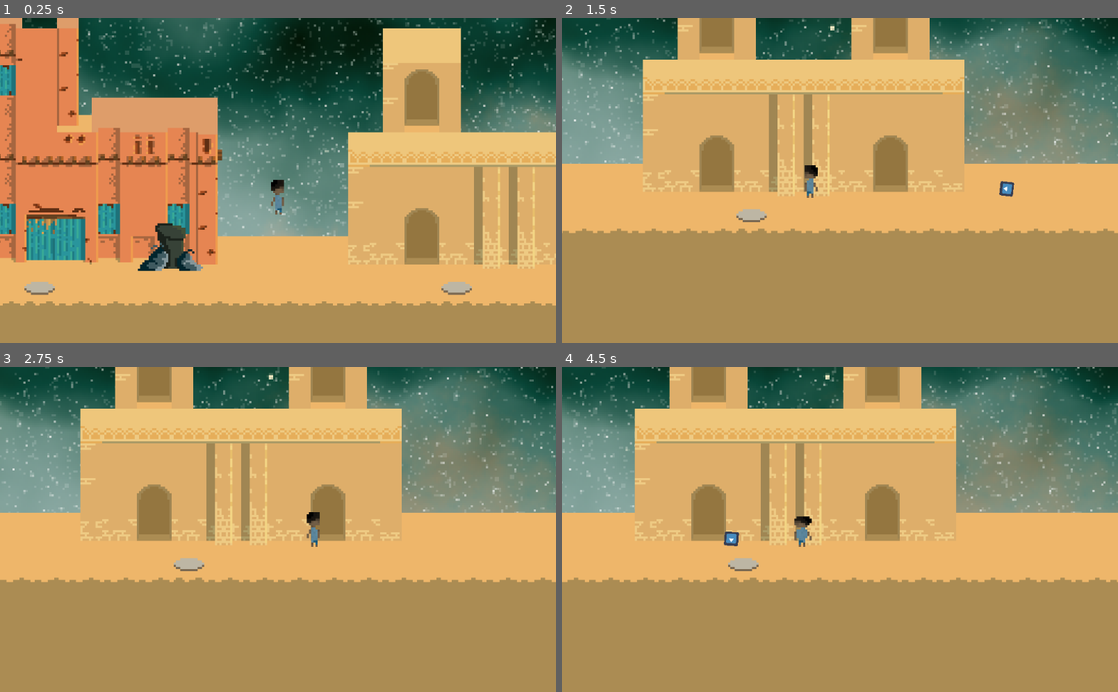
Above: before the commit, frames 1-4 (two rows, left to right).
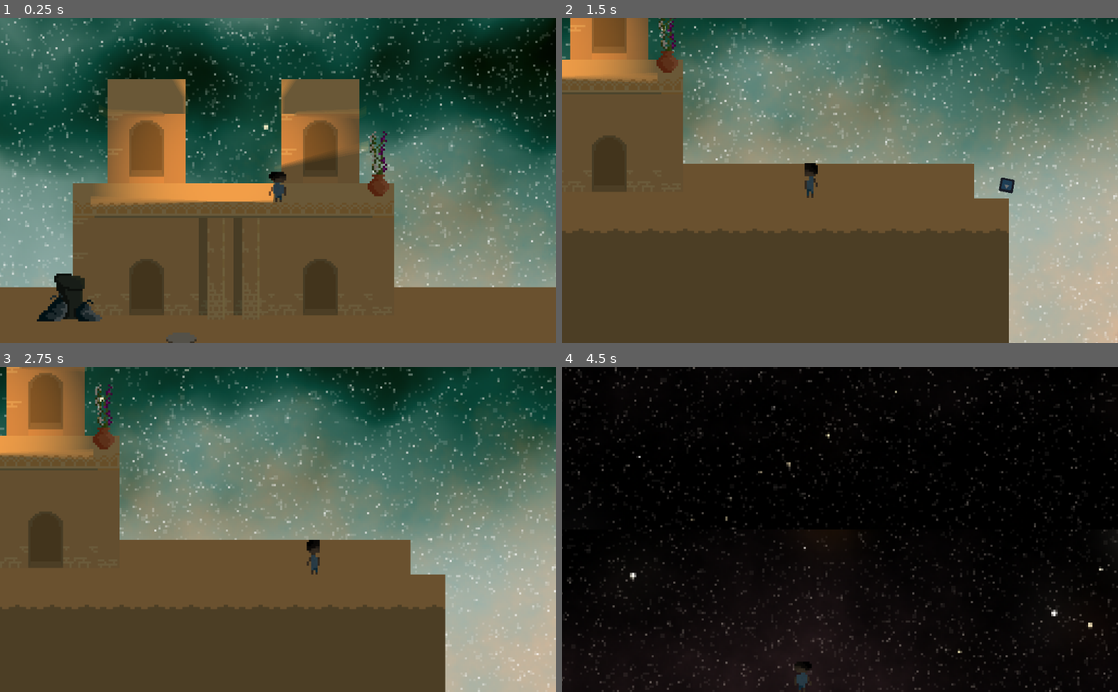
Above: after the commit, the same moments.

Repository: florian-rieder/ItsYourTurnToHide
Game: Godot game, scene res://village_day.tscn
Two runs of this game, one before a commit and one after it. Both use one fixed random seed, a clock stepped at 60 frames per second and the inputs below. The engine's default icon, where the game draws it, is replaced by a stand-in: a white triangle on a blue panel in a dark square.
Inputs (mouse positions are in pixels of both pictures, inside the frame that each line leads up to):
- Up to frame 1 (0.25 s): no input
- Up to frame 2 (1.5 s): move the mouse to (962, 164) at 0.52 s; hold D (right) 0.53-1.28 s; tap E (interact) at 0.6, 1.35 s; tap Space (ui_select) at 0.77 s; move the mouse to (728, 196) at 1.27 s; hold A (left) from 1.28 s (still down)
- Up to frame 3 (2.75 s): tap Space (ui_select) at 1.52 s; move the mouse to (333, 458) at 2.02 s; release A (left) at 2.03 s; hold D (right) from 2.03 s (still down); tap E (interact) at 2.1 s
- Up to frame 4 (4.5 s): move the mouse to (812, 594) at 2.77 s; tap E (interact) at 2.85, 3.6, 4.35 s; tap Space (ui_select) at 3.02, 3.77 s; move the mouse to (1006, 578) at 3.52 s; release D (right) at 3.53 s; hold A (left) from 3.53 s (still down); move the mouse to (673, 480) at 4.27 s

The runs differ from the first frame. In frame 1, 92% of the frame differs, in the area x 0-100%, y 0-100%; in frame 2, 93%; in frame 3, 95%; in frame 4, 100%.

Commit message:
more map design

Diff:
--- a/Player.tscn
+++ b/Player.tscn
@@ -46,19 +46,19 @@
 
 [node name="AnimatedSprite" type="AnimatedSprite" parent="."]
 position = Vector2( -0.374577, 0 )
-frames = SubResource( 5 )
+frames = SubResource( 7 )
 animation = "idle"
-frame = 3
+speed_scale = 1.5
 playing = true
 
 [node name="RockOrigin" type="Position2D" parent="AnimatedSprite"]
-position = Vector2( 8.37458, 0 )
+position = Vector2( 1.37458, 0 )
 script = ExtResource( 3 )
 
 [node name="RockCooldown" type="Timer" parent="AnimatedSprite/RockOrigin"]
 
 [node name="CollisionShape2D" type="CollisionShape2D" parent="."]
-shape = SubResource( 6 )
+shape = SubResource( 1 )
 
 [node name="PlatformDetector" type="RayCast2D" parent="."]
 enabled = true
@@ -71,4 +71,8 @@
 smoothing_speed = 10.0
 
 [node name="LightOccluder2D" type="LightOccluder2D" parent="."]
-occluder = SubResource( 7 )
+occluder = SubResource( 2 )
+
+[node name="Music" type="AudioStreamPlayer" parent="."]
+[connection signal="canInteract" from="." to="." method="_on_Player_canInteract"]
+[connection signal="resetInteract" from="." to="." method="_on_Player_resetInteract"]
--- a/tilesets/game_space.tres
+++ b/tilesets/game_space.tres
@@ -1,6 +1,15 @@
-[gd_resource type="TileSet" load_steps=12 format=2]
+[gd_resource type="TileSet" load_steps=18 format=2]
 
 [ext_resource path="res://assets/House tileset.png" type="Texture" id=1]
+
+[sub_resource type="OccluderPolygon2D" id=11]
+polygon = PoolVector2Array( 16.9934, 15.9829, -0.951698, 15.9829, -0.951698, 8.41237, 16.9934, 8.41237 )
+
+[sub_resource type="OccluderPolygon2D" id=12]
+polygon = PoolVector2Array( -0.0170593, -0.0170612, -9.92422, -0.0170612, -9.92422, -7.68109, -0.0170593, -7.68109 )
+
+[sub_resource type="OccluderPolygon2D" id=13]
+polygon = PoolVector2Array( 9.96587, 15.9829, -1.34325, 15.9829, -1.34325, 8.41237, 9.96587, 8.41237 )
 
 [sub_resource type="ConvexPolygonShape2D" id=1]
 points = PoolVector2Array( 16.9357, 15.9486, 5.95591, 15.9486, 5.95591, 8.91722, 16.9357, 8.91722 )
@@ -10,6 +19,15 @@
 
 [sub_resource type="ConvexPolygonShape2D" id=3]
 points = PoolVector2Array( 9.97842, 16.0027, -0.947327, 16.0027, -0.947327, 8.97131, 9.97842, 8.97131 )
+
+[sub_resource type="OccluderPolygon2D" id=14]
+polygon = PoolVector2Array( 17.0297, 15.8935, -1.13963, 15.8935, -1.13963, 7.81821, 17.0297, 7.81821 )
+
+[sub_resource type="OccluderPolygon2D" id=15]
+polygon = PoolVector2Array( 16.8822, 15.8935, -1.62363, 15.8935, -1.62363, 7.93037, 16.8822, 7.93037 )
+
+[sub_resource type="OccluderPolygon2D" id=16]
+polygon = PoolVector2Array( 10.0046, 15.9589, -1.93795, 15.9589, -1.93795, 7.91063, 10.0046, 7.91063 )
 
 [sub_resource type="ConvexPolygonShape2D" id=4]
 points = PoolVector2Array( 16.9357, 16.0002, -1.04305, 16.0002, -1.04305, 8.99039, 16.9357, 8.99039 )
@@ -42,7 +60,7 @@
 0/autotile/icon_coordinate = Vector2( 0, 0 )
 0/autotile/tile_size = Vector2( 16, 16 )
 0/autotile/spacing = 0
-0/autotile/occluder_map = [  ]
+0/autotile/occluder_map = [ Vector2( 1, 0 ), SubResource( 11 ), Vector2( 1, 1 ), SubResource( 12 ), Vector2( 2, 0 ), SubResource( 13 ) ]
 0/autotile/navpoly_map = [  ]
 0/autotile/priority_map = [  ]
 0/autotile/z_index_map = [  ]
@@ -82,7 +100,7 @@
 1/autotile/icon_coordinate = Vector2( 0, 0 )
 1/autotile/tile_size = Vector2( 16, 16 )
 1/autotile/spacing = 0
-1/autotile/occluder_map = [  ]
+1/autotile/occluder_map = [ Vector2( 0, 0 ), SubResource( 14 ), Vector2( 2, 0 ), SubResource( 15 ), Vector2( 3, 0 ), SubResource( 16 ) ]
 1/autotile/navpoly_map = [  ]
 1/autotile/priority_map = [  ]
 1/autotile/z_index_map = [  ]
--- a/village_day.tscn
+++ b/village_day.tscn
@@ -11,11 +11,12 @@
 [ext_resource path="res://assets/Retro Gaming.ttf" type="DynamicFontData" id=9]
 [ext_resource path="res://Cover.tscn" type="PackedScene" id=10]
 [ext_resource path="res://assets/TrashHide.png" type="Texture" id=11]
-[ext_resource path="res://assets/light.png" type="Texture" id=12]
+[ext_resource path="res://assets/Lightspixel1.png" type="Texture" id=12]
 [ext_resource path="res://tilesets/foreground.tres" type="TileSet" id=13]
 [ext_resource path="res://Door.tscn" type="PackedScene" id=14]
+[ext_resource path="res://assets/Lights2pixel.png" type="Texture" id=15]
 
-[sub_resource type="DynamicFont" id=1]
+[sub_resource type="DynamicFont" id=6]
 size = 32
 font_data = ExtResource( 9 )
 
@@ -53,8 +54,25 @@
 [node name="Sprite" parent="Terrain/GameSpace/Door/Door2" index="0"]
 visible = false
 
+[node name="Door2" parent="Terrain/GameSpace" instance=ExtResource( 14 )]
+position = Vector2( 312.096, 111.14 )
+
+[node name="Door1" parent="Terrain/GameSpace/Door2" index="0"]
+position = Vector2( -0.210236, 2.17357 )
+scale = Vector2( 0.382436, 0.640428 )
+
+[node name="Sprite" parent="Terrain/GameSpace/Door2/Door1" index="0"]
+visible = false
+
+[node name="Door2" parent="Terrain/GameSpace/Door2" index="1"]
+position = Vector2( 0.222595, -59.6041 )
+scale = Vector2( -0.388118, 0.678656 )
+
+[node name="Sprite" parent="Terrain/GameSpace/Door2/Door2" index="0"]
+visible = false
+
 [node name="Player" parent="Terrain" instance=ExtResource( 3 )]
-position = Vector2( 165.72, 76.7526 )
+position = Vector2( 292.435, 56.4593 )
 speed = Vector2( 200, 350 )
 
 [node name="Foreground" type="TileMap" parent="Terrain"]
@@ -67,23 +85,32 @@
 }
 
 [node name="Cover" parent="Terrain" instance=ExtResource( 10 )]
-position = Vector2( 117.161, 112.06 )
+position = Vector2( 197.433, 111.763 )
 texture = ExtResource( 11 )
 msg = "Hide (E)"
 
 [node name="Cover2" parent="Terrain" instance=ExtResource( 10 )]
-position = Vector2( -194.589, 111.81 )
+position = Vector2( 338.7, 54.0533 )
 texture = ExtResource( 7 )
 msg = "Hide (E)"
 
 [node name="Light2D" type="Light2D" parent="Terrain"]
-visible = false
 position = Vector2( 57.0422, 135.393 )
 texture = ExtResource( 12 )
-texture_scale = 0.3
 color = Color( 0.960784, 0.592157, 0.235294, 1 )
+energy = 0.77
 shadow_enabled = true
 shadow_gradient_length = 15.0
+shadow_filter = 2
+shadow_filter_smooth = 18.6
+
+[node name="Light2D2" type="Light2D" parent="Terrain"]
+position = Vector2( 270.103, 61.9234 )
+texture = ExtResource( 15 )
+color = Color( 0.960784, 0.592157, 0.235294, 1 )
+energy = 0.77
+shadow_enabled = true
+shadow_color = Color( 0, 0, 0, 0.47451 )
 shadow_filter = 2
 shadow_filter_smooth = 18.6
 
@@ -98,6 +125,7 @@
 texture = ExtResource( 2 )
 
 [node name="CanvasModulate" type="CanvasModulate" parent="."]
+color = Color( 0.447059, 0.447059, 0.447059, 1 )
 
 [node name="CanvasLayer" type="CanvasLayer" parent="."]
 
@@ -135,10 +163,9 @@
 margin_top = 10.0
 margin_right = -20.0
 margin_bottom = -10.0
-custom_fonts/font = SubResource( 1 )
+custom_fonts/font = SubResource( 6 )
 text = "Placeholder text"
 
-[node name="Viewport" type="Viewport" parent="."]
-size = Vector2( 1024, 680 )
+[editable path="Terrain/GameSpace/Door"]
 
-[editable path="Terrain/GameSpace/Door"]
+[editable path="Terrain/GameSpace/Door2"]
Not shown: 2 places in Player.tscn that only renumber resources
Not shown, added: assets/Lights2pixel.png.import
Not shown, added: assets/Lightspixel1.png.import
Not shown: 1 places in village_day.tscn that only renumber resources
